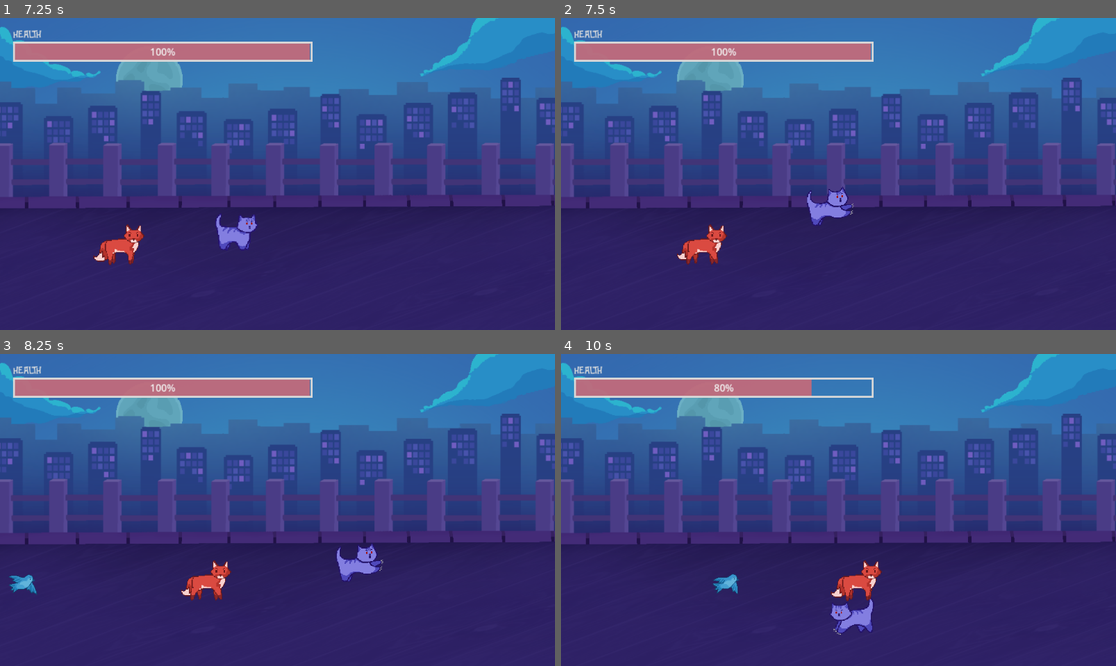
Above: before the commit, frames 1-4 (two rows, left to right).
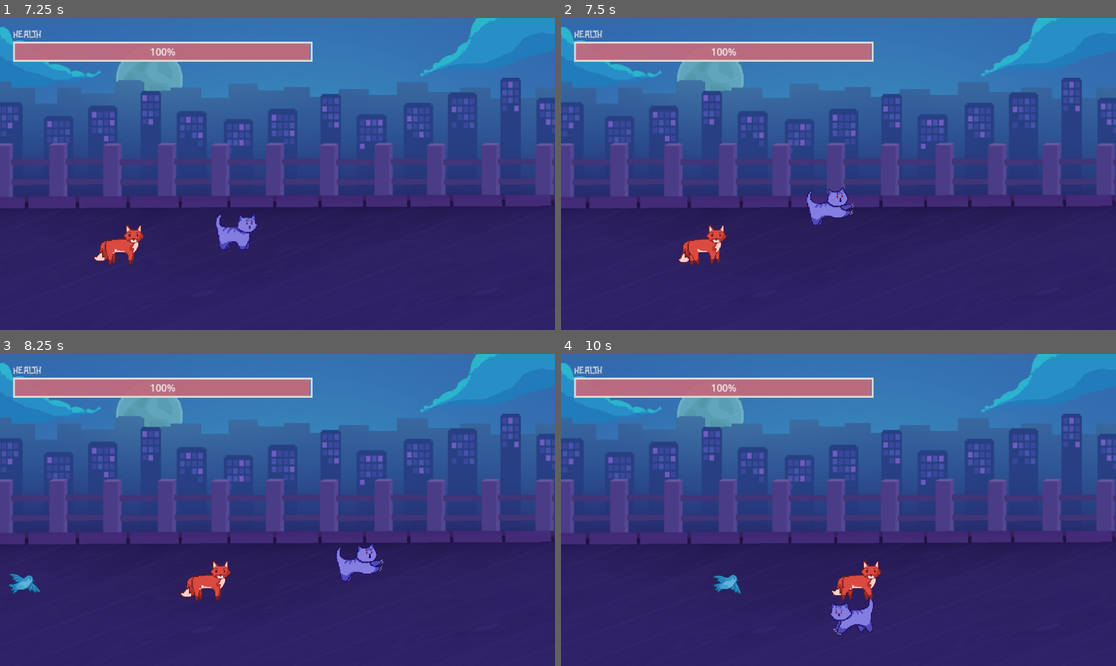
Above: after the commit, the same moments.

Repository: purple-affogato/magic-xmas-cat-game
Game: Godot game, scene res://present_level.tscn
Same seed, same stepped clock (60 frames per second), same inputs: the game is played once before the commit and once after it. This scene is started directly instead of the project's main scene.
Inputs:
- Up to frame 1 (7.25 s): tap Enter (ui_accept) at 0.5, 0.77, 1.25, 1.52, 2, 3.02, 3.77, 4.52, 6.02, 6.77 s; hold Right (ui_right) 0.53-1.28 s; tap Q (normal_attack) every 0.75 s from 0.6 to 6.6 s; hold Down (ui_down) 1.28-2.03 s; hold Right (ui_right) 2.03-2.78 s; hold Up (ui_up) 2.78-3.53 s; hold Left (ui_left) 3.53-5.03 s; hold Down (ui_down) 5.03-5.78 s; hold Right (ui_right) 5.78-6.53 s; hold Up (ui_up) from 6.53 s (still down)
- Up to frame 2 (7.5 s): release Up (ui_up) at 7.28 s; hold Right (ui_right) from 7.28 s (still down); tap Q (normal_attack) at 7.35 s
- Up to frame 3 (8.25 s): tap Enter (ui_accept) at 7.52 s; release Right (ui_right) at 8.03 s; hold Down (ui_down) from 8.03 s (still down); tap Q (normal_attack) at 8.1 s
- Up to frame 4 (10 s): release Down (ui_down) at 8.78 s; hold Left (ui_left) 8.78-9.53 s; tap Q (normal_attack) at 8.85, 9.6 s; tap Enter (ui_accept) at 9.02, 9.77 s; hold Up (ui_up) from 9.53 s (still down)

Frame 1 is identical in both runs. In frame 2, 0.2% of the frame differs, in the area x 20-29%, y 74-80%; in frame 3, 0.2%; in frame 4, 0.8%, in the area x 27-57%, y 8-80%.

Commit message:
fixed timing of cat receiving dmg so it's ezier to dodge lol

Diff:
--- a/bird.gd
+++ b/bird.gd
@@ -7,10 +7,11 @@
 var hp
 var atk
 
-
 func _process(_delta):
 	if hp <= 0 and $DeathTimer.time_left == 0:
 		$DeathTimer.start()
+	if $AttackTimer.time_left > 0:
+		return
 	if abs(playerX - self.position.x) >= 170:
 		$AnimatedSprite2D.play("fly_idle")
 		if self.position.x > playerX: # go left
@@ -33,9 +34,20 @@
 
 func handle_atk_animation():
 	if $AnimatedSprite2D.animation == "water" and $AnimatedSprite2D.frame_progress == 1.0:
-		$AnimatedSprite2D.play("fly_idle")
 		$Water/AOE.disabled = true
 		atk = true
+		var cat = get_parent().get_node("Cat")
+		if $Water.overlaps_body(cat):
+			cat.get_parent().player_hp.get_node("ProgressBar").value -= 20
+			cat.get_node("OuchTimer").start()
+			var dmg = preload("res://damage.tscn").instantiate()
+			cat.add_child(dmg, true)
+			dmg.get_node("Sprite2D").frame = 1
+			dmg.position = cat.get_node("DMGPosition").position
+			dmg.add_to_group("dmg")
+			if cat.flip:
+				dmg.scale.x = -dmg.scale.x
+
 
 func _ready():
 	hp = 2
@@ -45,24 +57,10 @@
 	get_parent().kills += 1
 	queue_free()
 
-
 func _on_attack_timer_timeout():
 	$AnimatedSprite2D.play("water")
 	$Water/AOE.disabled = false
 
-func _on_water_body_entered(body):
-	if body.get_name() == 'Cat':
-		body.get_parent().player_hp.get_node("ProgressBar").value -= 20
-		body.get_node("OuchTimer").start()
-		var dmg = preload("res://damage.tscn").instantiate()
-		body.add_child(dmg)
-		dmg.get_node("Sprite2D").frame = 1
-		dmg.position = body.get_node("DMGPosition").position
-		dmg.add_to_group("dmg")
-		if body.flip:
-			dmg.scale.x = -dmg.scale.x
-
-
 func _on_ouch_timer_timeout():
 	for i in get_tree().get_nodes_in_group("dmg"):
 		i.queue_free()
--- a/bird.tscn
+++ b/bird.tscn
@@ -66,6 +66,9 @@
 }, {
 "duration": 1.0,
 "texture": SubResource("AtlasTexture_f8nj3")
+}, {
+"duration": 1.0,
+"texture": SubResource("AtlasTexture_ronsh")
 }],
 "loop": false,
 "name": &"water",
@@ -79,13 +82,13 @@
 radius = 20.0998
 
 [node name="Bird" type="CharacterBody2D"]
+motion_mode = 1
 script = ExtResource("1_jylmp")
 
 [node name="AnimatedSprite2D" type="AnimatedSprite2D" parent="."]
 texture_filter = 1
 sprite_frames = SubResource("SpriteFrames_6v0ht")
-animation = &"fly_idle"
-frame_progress = 0.906988
+animation = &"water"
 
 [node name="CollisionShape2D" type="CollisionShape2D" parent="."]
 position = Vector2(0.5, 7.625)
@@ -96,7 +99,7 @@
 one_shot = true
 
 [node name="AttackTimer" type="Timer" parent="."]
-wait_time = 2.0
+wait_time = 3.0
 one_shot = true
 
 [node name="Water" type="Area2D" parent="."]
@@ -115,5 +118,4 @@
 
 [connection signal="timeout" from="DeathTimer" to="." method="_on_death_timer_timeout"]
 [connection signal="timeout" from="AttackTimer" to="." method="_on_attack_timer_timeout"]
-[connection signal="body_entered" from="Water" to="." method="_on_water_body_entered"]
 [connection signal="timeout" from="OuchTimer" to="." method="_on_ouch_timer_timeout"]
--- a/dog.gd
+++ b/dog.gd
@@ -14,8 +14,17 @@
 		$DeathTimer.start()
 	elif get_parent().ph == get_parent().Phase.START:
 		return
+	if self.position.x > playerX:
+		if !flip:
+			scale.x = -scale.x
+			flip = true
+	else:
+		if flip:
+			scale.x = -scale.x
+			flip = false
 	if abs(playerX - self.position.x) <= 170 and abs(playerY - self.position.y) <= 100:
 		velocity.x = 0
+		velocity.y = 0
 		if atk:
 			$AttackTimer.start()
 			atk = false
@@ -24,15 +33,9 @@
 		if abs(playerX - self.position.x) >= 170:
 			if self.position.x > playerX: # go left
 				velocity.x = -SPEED
-				if !flip:
-					scale.x = -scale.x
-					flip = true
 			else:
-				if flip:
-					scale.x = -scale.x
-					flip = false
 				velocity.x = SPEED
-		if abs(playerY - self.position.y) >= 100:
+		if abs(playerY - self.position.y) >= 140:
 			if self.position.y > playerY: # go up
 				velocity.y = -SPEED
 			else:
@@ -45,6 +48,17 @@
 		$AnimatedSprite2D.play("idle")
 		$Attack/AOE.disabled = true
 		atk = true
+		var cat = get_parent().get_node("Cat")
+		if $Attack.overlaps_body(cat):
+			cat.get_parent().player_hp.get_node("ProgressBar").value -= 20
+			cat.get_node("OuchTimer").start()
+			var dmg = preload("res://damage.tscn").instantiate()
+			cat.add_child(dmg, true)
+			dmg.get_node("Sprite2D").frame = 1
+			dmg.position = cat.get_node("DMGPosition").position
+			dmg.add_to_group("dmg")
+			if cat.flip:
+				dmg.scale.x = -dmg.scale.x
 
 func _ready():
 	hp = 20
--- a/dog.tscn
+++ b/dog.tscn
@@ -91,6 +91,7 @@
 size = Vector2(70, 109)
 
 [node name="Dog" type="CharacterBody2D"]
+motion_mode = 1
 script = ExtResource("1_8khmc")
 
 [node name="AnimatedSprite2D" type="AnimatedSprite2D" parent="."]
@@ -113,7 +114,7 @@
 debug_color = Color(0.870588, 0.219608, 0.686275, 0.419608)
 
 [node name="AttackTimer" type="Timer" parent="."]
-wait_time = 2.0
+wait_time = 3.0
 one_shot = true
 
 [node name="DeathTimer" type="Timer" parent="."]
--- a/fox.gd
+++ b/fox.gd
@@ -40,22 +40,21 @@
 		$AnimatedSprite2D.play("idle")
 		$Fire/AOE.disabled = true
 		atk = true
+		var cat = get_parent().get_node("Cat")
+		if $Fire.overlaps_body(cat):
+			cat.get_parent().player_hp.get_node("ProgressBar").value -= 20
+			cat.get_node("OuchTimer").start()
+			var dmg = preload("res://damage.tscn").instantiate()
+			cat.add_child(dmg, true)
+			dmg.get_node("Sprite2D").frame = 1
+			dmg.position = cat.get_node("DMGPosition").position
+			dmg.add_to_group("dmg")
+			if cat.flip:
+				dmg.scale.x = -dmg.scale.x
 
 func _on_attack_timer_timeout():
 	$AnimatedSprite2D.play("fire")
 	$Fire/AOE.disabled = false
-
-func _on_fire_body_entered(body):
-	if body.get_name() == 'Cat':
-		body.get_parent().player_hp.get_node("ProgressBar").value -= 20
-		body.get_node("OuchTimer").start()
-		var dmg = preload("res://damage.tscn").instantiate()
-		dmg.get_node("Sprite2D").frame = 1
-		dmg.position = body.get_node("DMGPosition").position
-		dmg.add_to_group("dmg")
-		if body.flip:
-			dmg.scale.x = -dmg.scale.x
-		body.add_child(dmg)
 
 
 func _on_ouch_timer_timeout():
--- a/fox.tscn
+++ b/fox.tscn
@@ -95,7 +95,7 @@
 size = Vector2(68.9477, 51)
 
 [sub_resource type="RectangleShape2D" id="RectangleShape2D_f4elv"]
-size = Vector2(32, 58)
+size = Vector2(32, 32.6797)
 
 [node name="Fox" type="CharacterBody2D"]
 scale = Vector2(1.53, 1.53)
@@ -114,7 +114,7 @@
 shape = SubResource("RectangleShape2D_vf52o")
 
 [node name="AttackTimer" type="Timer" parent="."]
-wait_time = 2.0
+wait_time = 3.0
 one_shot = true
 
 [node name="Fire" type="Area2D" parent="."]
@@ -145,6 +145,5 @@
 position = Vector2(0, -35.2941)
 
 [connection signal="timeout" from="AttackTimer" to="." method="_on_attack_timer_timeout"]
-[connection signal="body_entered" from="Fire" to="." method="_on_fire_body_entered"]
 [connection signal="timeout" from="OuchTimer" to="." method="_on_ouch_timer_timeout"]
 [connection signal="timeout" from="DeathTimer" to="." method="_on_death_timer_timeout"]
